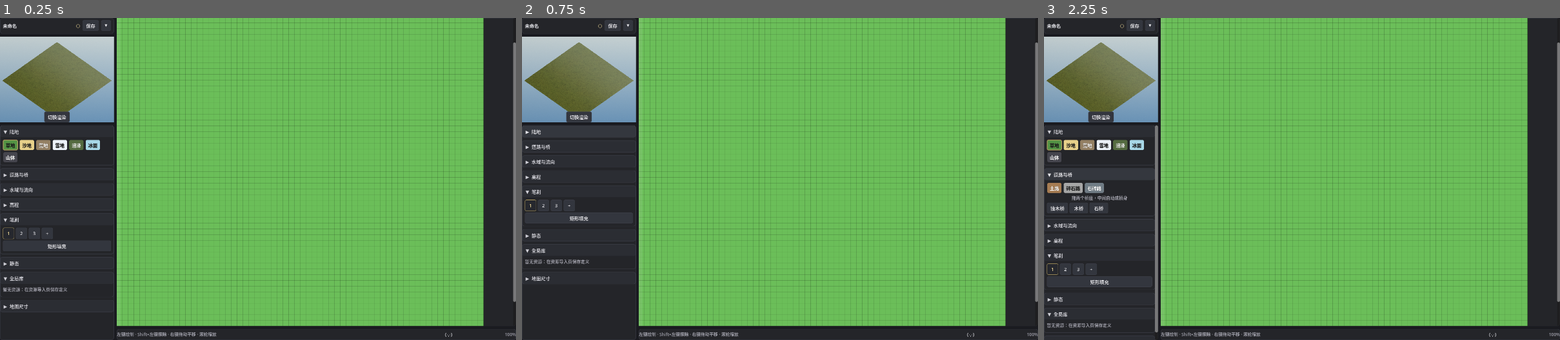
Above: before the commit, frames 1-3 (left to right).
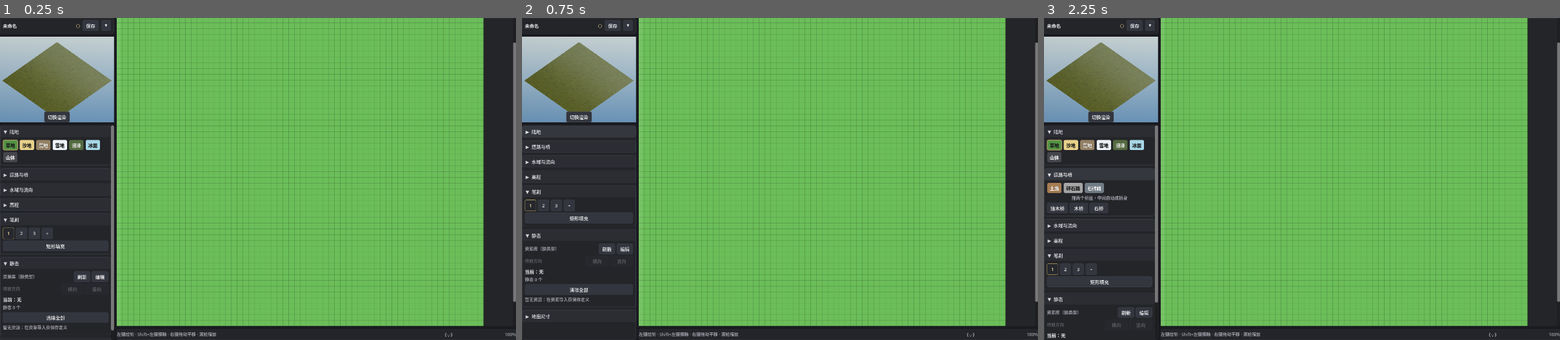
Above: after the commit, the same moments.

Repository: ailiAlone/GridAtlas
Game: Godot game, scene res://editor/Main.tscn
Two runs of this game, one before a commit and one after it. Both use one fixed random seed, a clock stepped at 60 frames per second and the inputs below.
Inputs:
- Up to frame 1 (0.25 s): no input
- Up to frame 2 (0.75 s): click "▼ 陆地" at 0.5 s
- Up to frame 3 (2.25 s): click "▶ 陆地" at 1.25 s; click "▶ 道路与桥" at 2 s

The runs differ from the first frame. In frame 1, 0.9% of the frame differs, in the area x 0-23%, y 33-100%; in frame 2, 0.6%; in frame 3, 0.3%.

Commit message:
资源面板：三级结构（静态 → 分类 → 本图热点/全局库）

Diff:
--- a/editor/props_tool.gd
+++ b/editor/props_tool.gd
@@ -2,7 +2,7 @@
 ## 物件面板：资源库（StaticAssetDef）/ 待放方向 / 清空。
 ## 内置 Tiny Swords 物件已彻底移除；旧边车里的实例载入时丢弃。
 ## 放置与删除由 GridView 上报区域、main.gd 写 PropsData —— 本面板不碰地图数据。
-## 结构：静态控制区在一个 FoldSection（"静态"）里，各分类是独立的可折叠卡片。
+## 结构：一级「静态」包含控制区与全部分类；每个分类下再分「本图热点 / 全局库」两级。
 
 signal asset_selected(asset_id: StringName)
 signal rotation_selected(rot: int)
@@ -15,14 +15,12 @@
 const ScaleRowScene = preload("res://editor/ui/scale_row.tscn")
 const CategorySectionScene = preload("res://editor/ui/category_section.tscn")
 
-## 本图热点区最多显示最近 N 个；完整记录仍在 .assets.tres，全局库也始终可查。
+## 每个分类的「本图热点」最多显示最近 N 个；完整记录仍在 .assets.tres，全局库也始终可查。
 const LOCAL_VISIBLE_MAX: int = 8
 
-@onready var assetscontainer: VBoxContainer = $"SectionGlobal/VBox/Content/Body/Assets"
-@onready var assetempty: Label = $"SectionGlobal/VBox/Content/Body/AssetEmpty"
+@onready var assetscontainer: VBoxContainer = $"SectionMain/VBox/Content/Body/Assets"
+@onready var assetempty: Label = $"SectionMain/VBox/Content/Body/AssetEmpty"
 @onready var sectionmain: FoldSection = $"SectionMain"
-@onready var sectionlocal: FoldSection = $"SectionLocal"
-@onready var localflow: HFlowContainer = $"SectionLocal/VBox/Content/Body/Flow"
 @onready var assetsrefresh: Button = $"SectionMain/VBox/Content/Body/AssetTitleRow/AssetRefresh"
 @onready var assetedit: Button = $"SectionMain/VBox/Content/Body/AssetTitleRow/AssetEdit"
 @onready var selectedlabel: Label = $"SectionMain/VBox/Content/Body/Selected"
@@ -41,9 +39,12 @@
 var pending_scale: int = 1            # 植物倍率：1=原大小，2=占地 2×2/图片 1.5×
 var asset_defs: Dictionary = {}
 
-var asset_buttons: Dictionary = {}   # id -> Button
-var hot_buttons: Dictionary = {}   # id -> Button（本图热点快捷区）
-var hot_ids: PackedStringArray = PackedStringArray()  # 当前本图热点库（全局刷新后重建用）
+var asset_buttons: Dictionary = {}   # id -> Button（各分类的全局库）
+var hot_buttons: Dictionary = {}     # id -> Button（各分类的本图热点）
+var hot_ids: PackedStringArray = PackedStringArray()  # 当前本图热点库（刷新时重建用）
+var category_sections: Dictionary = {}  # cat_id -> CategorySection（二级分节）
+var category_counts: Dictionary = {}    # cat_id -> 全局资源数量（标题用）
+var variant_primaries: Dictionary = {}  # variant_group -> primary def（热点折叠用）
 
 ## 资源库展示顺序：建筑之后先放树木，常用植物不用滚到最后。
 const SECTION_ORDER: Array[StringName] = [
@@ -73,6 +74,14 @@
 	for child: Node in assetscontainer.get_children():
 		child.free()
 	asset_buttons.clear()
+	hot_buttons.clear()
+	category_sections.clear()
+	category_counts.clear()
+	variant_primaries.clear()
+	for key: StringName in defs:
+		var def: StaticAssetDef = defs[key] as StaticAssetDef
+		if def != null and def.variant_group != &"" and def.variant_primary:
+			variant_primaries[def.variant_group] = def
 	var list: Array[StaticAssetDef] = []
 	for key: StringName in defs:
 		var def: StaticAssetDef = defs[key] as StaticAssetDef
@@ -94,9 +103,7 @@
 		if groups.has(cat_id):
 			_add_category_section(cat_id, groups[cat_id])
 	assetempty.visible = list.is_empty()
-	# 全局定义刷新后，本图热点区也要用新定义重建，避免按钮缓存指向旧 def
-	if not hot_ids.is_empty():
-		set_hot_assets(hot_ids)
+	_sync_selection_buttons()
 	if selected_asset != &"":
 		var abtn: Button = _asset_button(selected_asset)
 		if abtn == null:
@@ -104,8 +111,8 @@
 			selectedlabel.text = "当前：无"
 			_set_rotation_enabled(false)
 			_update_scale_row(null)
+			_sync_selection_buttons()
 		else:
-			abtn.set_pressed_no_signal(true)
 			_update_scale_row(asset_defs.get(selected_asset) as StaticAssetDef)
 	else:
 		_update_scale_row(null)
@@ -121,17 +128,75 @@
 	return a.display_name.naturalnocasecmp_to(b.display_name) < 0
 
 
-## 分类小节 = 可折叠卡片，默认全部收起（标题带计数可扫读，展开按需）；
-## 建筑 24 个按钮全展开会把左栏顶得老长。
+## 分类小节 = 二级可折叠卡片；内部再分三级「本图热点 / 全局库」。
+## 分类默认收起，标题带全局数量与热点数量，展开后先看到热点。
 func _add_category_section(cat_id: StringName, items: Array) -> void:
 	var section = CategorySectionScene.instantiate()
 	assetscontainer.add_child(section)   # 先入树（body 等 @onready 才可用）再填内容
-	section.setup("%s · %d" % [StaticAssetDef.category_label(cat_id), items.size()], true)
-	var flow: HFlowContainer = section.body.get_node("Flow") as HFlowContainer
+	var hot_section: FoldSection = section.body.get_node("HotSection") as FoldSection
+	var global_section: FoldSection = section.body.get_node("GlobalSection") as FoldSection
+	var hot_flow: HFlowContainer = hot_section.body.get_node("Flow") as HFlowContainer
+	var global_flow: HFlowContainer = global_section.body.get_node("Flow") as HFlowContainer
 	if cat_id == &"tree":
 		_add_scale_row(section.body)
+	var hot_items: Array[StaticAssetDef] = _hot_items_for(cat_id)
+	section.setup(_category_title(cat_id, items.size(), hot_items.size()), true)
+	hot_section.set_title("本图热点 · %d" % hot_items.size())
+	global_section.set_title("全局库 · %d" % items.size())
+	_fill_hot_flow(hot_flow, hot_items)
 	for def: StaticAssetDef in items:
-		_add_asset_button(def, flow)
+		_add_asset_button(def, global_flow)
+	hot_section.visible = not hot_items.is_empty()
+	hot_section.set_folded(hot_items.is_empty())
+	global_section.set_folded(not hot_items.is_empty())
+	category_sections[cat_id] = section
+	category_counts[cat_id] = items.size()
+
+
+## 本图热点里属于这个分类的资源；保持最近使用顺序，随机款式折回 primary
+func _hot_items_for(cat_id: StringName) -> Array[StaticAssetDef]:
+	var out: Array[StaticAssetDef] = []
+	var seen: Dictionary = {}
+	for raw: String in hot_ids:
+		var def: StaticAssetDef = _hot_display_def(raw)
+		if def == null or seen.has(def.id):
+			continue
+		var def_cat: StringName = StaticAssetDef.CATEGORY_IDS[
+			StaticAssetDef.category_index(def.category)]
+		if def_cat != cat_id:
+			continue
+		seen[def.id] = true
+		out.append(def)
+	return out
+
+
+## 热点里的随机款式成员统一折回 primary：与全局库的展示/点击行为保持一致
+func _hot_display_def(raw: String) -> StaticAssetDef:
+	var def: StaticAssetDef = asset_defs.get(StringName(raw)) as StaticAssetDef
+	if def == null or def.variant_group == &"" or def.variant_primary:
+		return def
+	var primary: StaticAssetDef = variant_primaries.get(def.variant_group) as StaticAssetDef
+	return primary if primary != null else def
+
+
+## 分类标题：建筑 · 24 · 热点 5（没有热点时省略后半段）
+func _category_title(cat_id: StringName, total: int, hot_count: int) -> String:
+	var text: String = "%s · %d" % [StaticAssetDef.category_label(cat_id), total]
+	if hot_count > 0:
+		text += " · 热点 %d" % hot_count
+	return text
+
+
+## 只铺每个分类最近 LOCAL_VISIBLE_MAX 个热点；超出部分仍在全局库
+func _fill_hot_flow(flow: HFlowContainer, hot_items: Array) -> void:
+	var shown: int = mini(hot_items.size(), LOCAL_VISIBLE_MAX)
+	for i: int in shown:
+		_add_asset_button(hot_items[i], flow, true)
+	if hot_items.size() > LOCAL_VISIBLE_MAX:
+		var more: Label = Label.new()
+		more.theme_type_variation = &"Dim"
+		more.text = "仅显示最近 %d / %d 个" % [LOCAL_VISIBLE_MAX, hot_items.size()]
+		flow.add_child(more)
 
 
 ## 倍率行：静态模板（editor/ui/scale_row.tscn）实例化，只填当前值
@@ -145,7 +210,7 @@
 
 
 ## 资源按钮：静态模板（editor/ui/asset_button.tscn）实例化，只填文案与信号
-func _add_asset_button(def: StaticAssetDef, flow: HFlowContainer, local: bool = false) -> void:
+func _add_asset_button(def: StaticAssetDef, flow: HFlowContainer, hot: bool = false) -> void:
 	var button: Button = AssetButtonScene.instantiate() as Button
 	button.text = def.short_name()
 	button.tooltip_text = "%s\n%s · 占地范围 %d×%d · 阻挡 %d 格" % [
@@ -154,43 +219,59 @@
 	button.button_group = asset_group
 	button.pressed.connect(_on_asset_pressed.bind(StringName(def.id)))
 	flow.add_child(button)
-	var target: Dictionary = hot_buttons if local else asset_buttons
+	var target: Dictionary = hot_buttons if hot else asset_buttons
 	target[StringName(def.id)] = button
 
 
-## 重建「本图热点」快捷区：按 id 顺序（最近使用在前），空列表隐藏整节。
-## 只铺最近 LOCAL_VISIBLE_MAX 个，避免 40+ 资源把左栏顶得老长。
+## 打开地图 / 放置 / 导入后更新：按分类重建各自的热点 Flow，不动全局库。
 func set_hot_assets(ids: PackedStringArray) -> void:
 	hot_ids = ids
-	for child: Node in localflow.get_children():
-		child.free()
 	hot_buttons.clear()
-	var shown: int = 0
-	var visible_count: int = mini(ids.size(), LOCAL_VISIBLE_MAX)
-	for i: int in visible_count:
-		var id: StringName = StringName(ids[i])
-		var def: StaticAssetDef = asset_defs.get(id) as StaticAssetDef
-		if def == null:
+	var by_cat: Dictionary = {}
+	var seen: Dictionary = {}
+	for raw: String in ids:
+		var def: StaticAssetDef = _hot_display_def(raw)
+		if def == null or seen.has(def.id):
 			continue
-		_add_asset_button(def, localflow, true)
-		shown += 1
-	if ids.size() > LOCAL_VISIBLE_MAX:
-		var more: Label = Label.new()
-		more.theme_type_variation = &"Dim"
-		more.text = "仅显示最近 %d / %d 个" % [LOCAL_VISIBLE_MAX, ids.size()]
-		localflow.add_child(more)
-	sectionlocal.visible = shown > 0
-	_sync_selection_buttons()
-
-
-## 已在本图热点区里的资源再次被放置：按钮移到最前，不重建整节。
-## 返回 false 表示该 id 当前不在可见区（超过上限），调用方应改为整节重建。
+		seen[def.id] = true
+		var cat_id: StringName = StaticAssetDef.CATEGORY_IDS[
+			StaticAssetDef.category_index(def.category)]
+		if not by_cat.has(cat_id):
+			by_cat[cat_id] = []
+		by_cat[cat_id].append(def)
+	for cat_id: StringName in category_sections:
+		var section: FoldSection = category_sections[cat_id] as FoldSection
+		var hot_section: FoldSection = section.body.get_node("HotSection") as FoldSection
+		var global_section: FoldSection = section.body.get_node("GlobalSection") as FoldSection
+		var hot_flow: HFlowContainer = hot_section.body.get_node("Flow") as HFlowContainer
+		for child: Node in hot_flow.get_children():
+			child.free()
+		var hot_items: Array = by_cat.get(cat_id, [])
+		var was_hot: bool = hot_section.visible
+		_fill_hot_flow(hot_flow, hot_items)
+		hot_section.set_title("本图热点 · %d" % hot_items.size())
+		hot_section.visible = not hot_items.is_empty()
+		if hot_items.is_empty():
+			global_section.set_folded(false)
+		else:
+			# 分类第一次出现热点时收起全局库给热点让位；之后保留用户的折叠选择
+			if not was_hot:
+				global_section.set_folded(true)
+			hot_section.set_folded(false)
+		var total: int = int(category_counts.get(cat_id, 0))
+		section.set_title(_category_title(cat_id, total, hot_items.size()))
+	_sync_selection_buttons()
+
+
+## 已在本图热点区里的资源再次被放置：按钮移到所属分类的最前，不重建整节。
+## 返回 false 表示该 id 当前不在可见区（超过每类上限），调用方应改为整节刷新。
 func touch_hot_asset(id: StringName) -> bool:
 	var button: Button = hot_buttons.get(id) as Button
 	if button == null:
 		return false
-	localflow.move_child(button, 0)
-	sectionlocal.visible = true
+	var flow: Node = button.get_parent()
+	if flow is HFlowContainer:
+		(flow as HFlowContainer).move_child(button, 0)
 	_sync_selection_buttons()
 	return true
 
--- a/editor/props_tool.tscn
+++ b/editor/props_tool.tscn
@@ -15,7 +15,6 @@
 [node name="SectionMain" parent="." instance=ExtResource("2_fold")]
 layout_mode = 2
 section_title = "静态"
-start_folded = true
 
 [node name="AssetTitleRow" type="HBoxContainer" parent="SectionMain/VBox/Content/Body"]
 layout_mode = 2
@@ -79,25 +78,11 @@
 layout_mode = 2
 text = "清除全部"
 
-[node name="SectionLocal" parent="." instance=ExtResource("2_fold")]
-layout_mode = 2
-visible = false
-section_title = "本图热点"
-
-[node name="Flow" type="HFlowContainer" parent="SectionLocal/VBox/Content/Body"]
-layout_mode = 2
-theme_override_constants/h_separation = 6
-theme_override_constants/v_separation = 6
-
-[node name="SectionGlobal" parent="." instance=ExtResource("2_fold")]
-layout_mode = 2
-section_title = "全局库"
-
-[node name="AssetEmpty" type="Label" parent="SectionGlobal/VBox/Content/Body"]
+[node name="AssetEmpty" type="Label" parent="SectionMain/VBox/Content/Body"]
 layout_mode = 2
 theme_type_variation = "Dim"
 text = "暂无资源：在资源导入页保存定义"
 
-[node name="Assets" type="VBoxContainer" parent="SectionGlobal/VBox/Content/Body"]
+[node name="Assets" type="VBoxContainer" parent="SectionMain/VBox/Content/Body"]
 layout_mode = 2
 theme_override_constants/separation = 8
--- a/editor/ui/category_section.tscn
+++ b/editor/ui/category_section.tscn
@@ -4,7 +4,21 @@
 
 [node name="CategorySection" instance=ExtResource("1_fold")]
 
-[node name="Flow" type="HFlowContainer" parent="VBox/Content/Body"]
+[node name="HotSection" parent="VBox/Content/Body" instance=ExtResource("1_fold")]
+layout_mode = 2
+section_title = "本图热点"
+
+[node name="Flow" type="HFlowContainer" parent="VBox/Content/Body/HotSection/VBox/Content/Body"]
 layout_mode = 2
 theme_override_constants/h_separation = 6
 theme_override_constants/v_separation = 6
+
+[node name="GlobalSection" parent="VBox/Content/Body" instance=ExtResource("1_fold")]
+layout_mode = 2
+section_title = "全局库"
+start_folded = true
+
+[node name="Flow" type="HFlowContainer" parent="VBox/Content/Body/GlobalSection/VBox/Content/Body"]
+layout_mode = 2
+theme_override_constants/h_separation = 6
+theme_override_constants/v_separation = 6
--- a/editor/ui/fold_section.gd
+++ b/editor/ui/fold_section.gd
@@ -52,6 +52,13 @@
 		_apply_fold()
 
 
+## 动态改标题（保留当前折叠态）；用于分类标题里的热点计数等
+func set_title(text: String) -> void:
+	title = text
+	if is_inside_tree():
+		_apply_fold()
+
+
 func _apply_fold() -> void:
 	content.visible = not folded
 	header.text = (ARROW_FOLDED if folded else ARROW_UNFOLDED) + title
